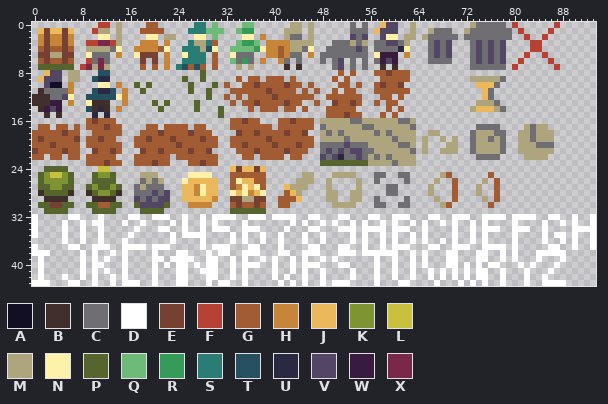
A pixel-art file gets an edit: sprites.ase. Above: the version before the commit.
94x44 pixels, 1 frame.
Visible layers, top first: "Small Pixel Font", "Characters", "Terrain".
Palette (. is transparent): A #120e23  B #402e2b  C #6f6e72  D #ffffff  E #764032  F #b74132  G #a15c34  H #c78539  J #ebb85b  K #7e9432  L #c9c03d  M #aea47e  N #fff1a9  P #56642e  Q #6dba79  R #349c58  S #2a7d75  T #24505f  U #2a2942  V #534664  W #3a1b40  X #7a2849
Pixels before (only the part around the change), first column x 53:
 0 C.C..JVV..M.........MCCCCC.F.
 1 CCC.JVVV..M..MCCC..MCCCCCCC.F
 2 VCV..VNN.MM.MCCCCC.CCCCCCCC..
 3 MCM.CCVVCM...CVCV...CVCVCV...
 4 CVC.CCCCUN...CVCV...CVCVCV...
 5 CCC.NWWW.H...CVCV...CVCVCV...
 6 C.C.CWVW.....CCCC...CVCVCV..F
 7 C.C..B.B............CCCCCC.F.
 8 G...GGEGGG...................
 9 .....GGGGG..........MMMMMC...
10 .G..GEGGE............JJJC....
11 G...GGGGGG............JC.....
12 GG...GG.G.............JC.....
13 EG..G.GG.............MMMC....
14 G.....G.G...........MJJJMC...
15 GG...G.G.....................
16 CCMMMMMMCCM..................
17 MMCCMMMMMMC..........CCCC....
18 MMMMCMCMMMM..MM.....CMMMCC..M
19 MMMMMMMCMMM.M..M.M..CMMCMC..M
20 CCCMMMMMCCM.M...MM..CMMMMC..M
21 VVCCMMMMMMC.M..MMM..CMMMMC..M
22 CVCMCMCMMMM..........CCCC....
23 PPPMMMMCMMM..................
24 .............................
25 M...CC..CC.....MG......G.....
After:
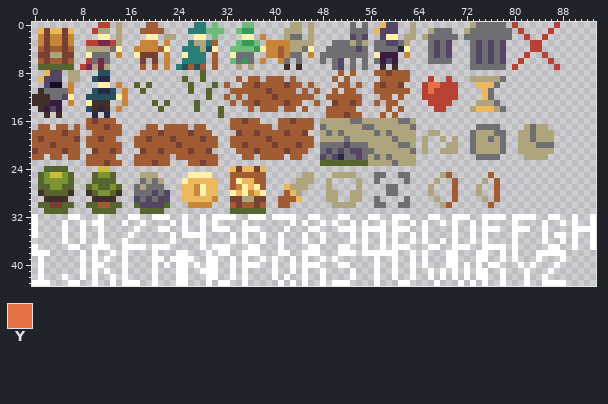
Colours new in this view: Y #e67146
From old to new:
Layer "Terrain":
The edit adds colour F in row 9 at x 66 and 69; in row 10 at x 65 and 68 to 70; in row 11 at x 65 and 67 to 70; in row 12 at x 65 to 70; in row 13 at x 66 to 69; in row 14 at x 67 to 68.
The edit adds colour Y in row 10 at x 66 to 67; in row 11 at x 66.
Pixel boxes of the changes (left, top, right, bottom) in both pictures:
added: (422, 76, 458, 112)
